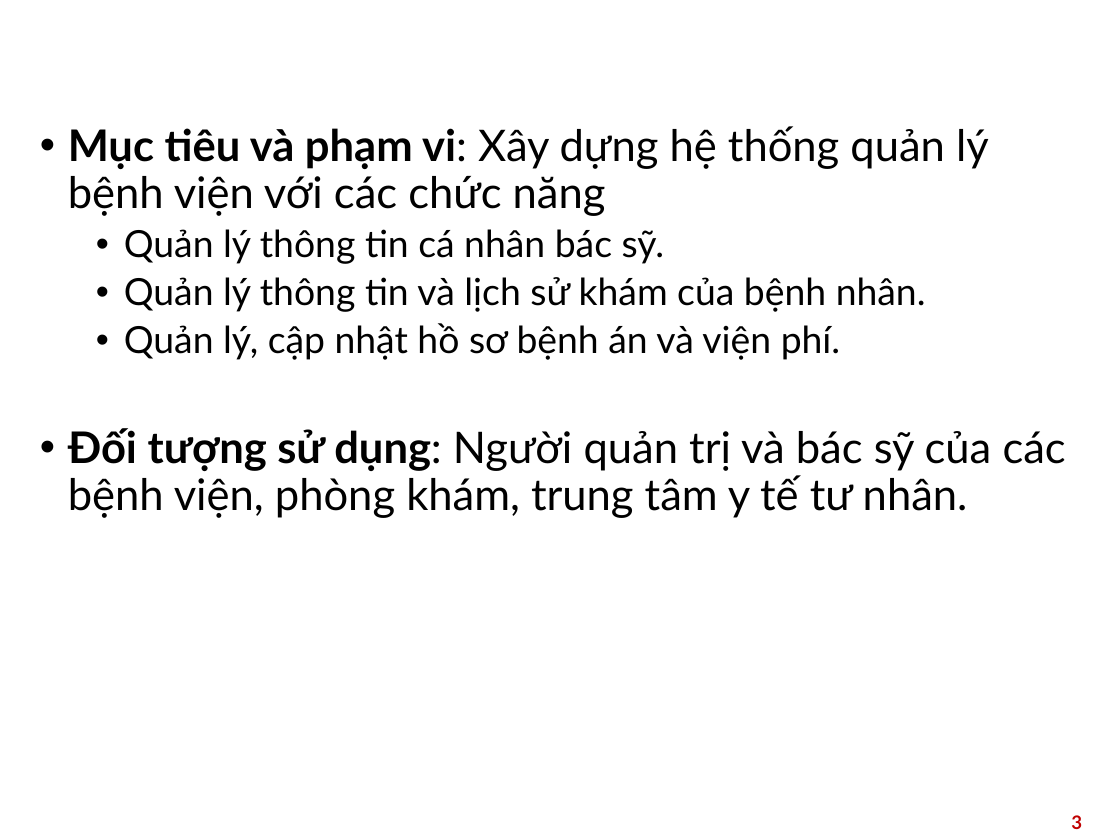
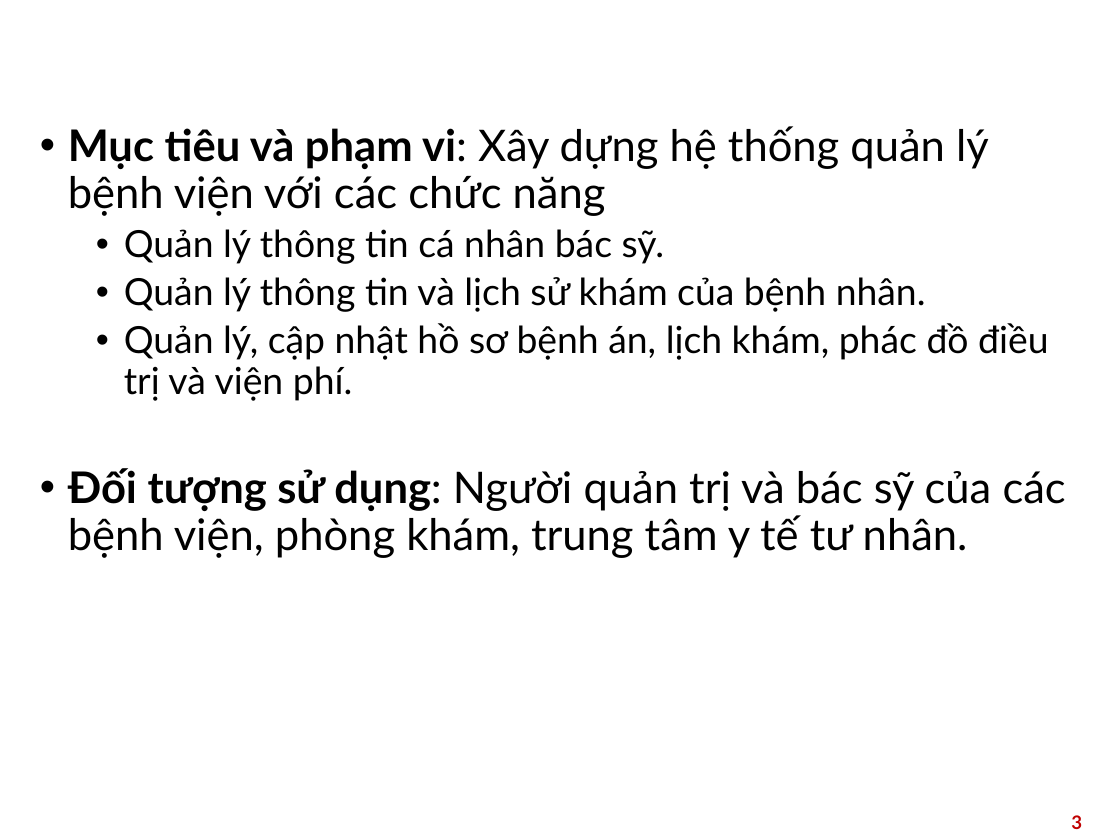
Before and after one commit to hkgkhanh/OOP-Final-Project, a slide deck: slide 3 of report/slide.pptx. Drawn at 1120x840 pixels with LibreOffice and Linux fonts; fonts in the diff are those of the drawing; background and template pictures are left out. Boxes give left, top, right and bottom in pixels: in the first picture for what was removed or moved away, otherwise in the second. Text is boxed around its words. In the diff, an @@ line names an element or a change of style, - is before the commit and + after.

Commit message:
update pptx

```diff
--- a/report/slide.pptx
+++ b/report/slide.pptx
@@ text at [124,323,1048,401]: text changed @@
-  • Quản lý, cập nhật hồ sơ bệnh án và viện phí.
+  • Quản lý, cập nhật hồ sơ bệnh án, lịch khám, phác đồ điều trị và viện phí.
```
